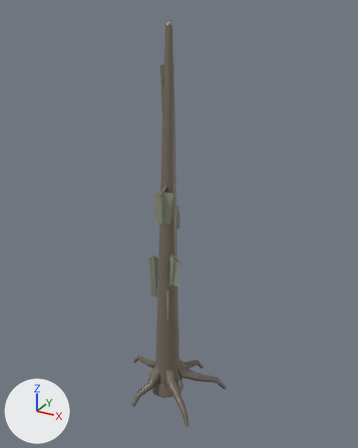
An edit to the glTF model assets/models/forest/snag_moss.glb, drawn before and after from the same camera.
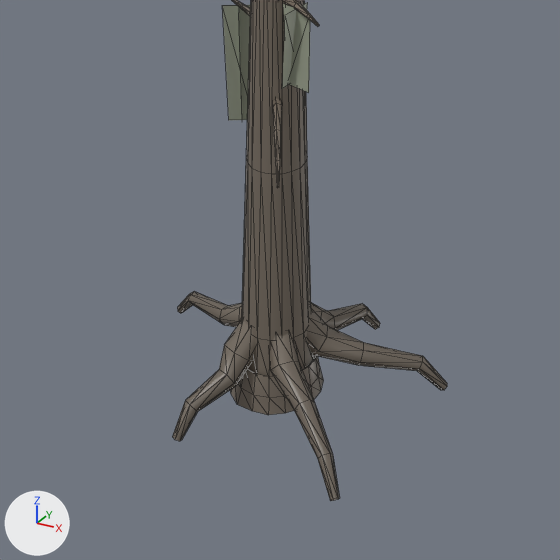
Each version is shown whole from a camera (50 mm lens) standing at (5.84, -9.93, 9.87) and looking at (0.27, 0.2, 4.8), then close up on the part from 20% to 74% of the width and 57% to 100% of the height. Lighting does not change. The marker at lower left points along +X, +Y and +Z. The last two pictures show the newer version. The close-ups show mesh edges as thin lines. Vertices at exactly the same position are counted once.

The first close-up shows 'snag_moss'.
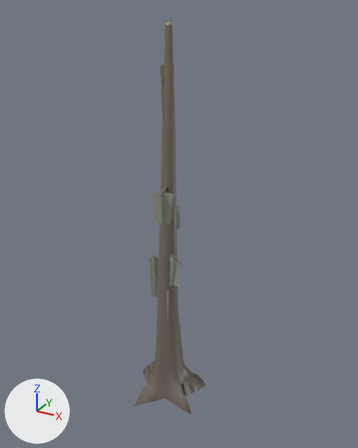
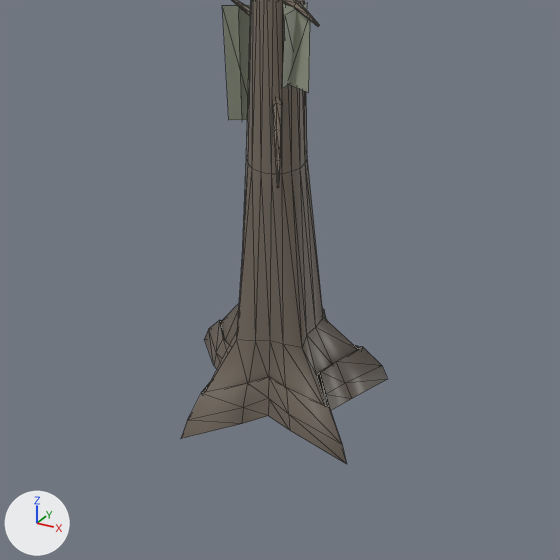
What differs and where, as boxes (x1, y1, x2, y2) in the close-ups (560 x 560 px; the box of a moved part takes in the faces that stretch with it):
'snag_moss', reshaped: before (172, 0, 447, 501); after (181, 0, 387, 463)
part 1 of me_snag_moss, deleted: before (311, 303, 380, 330)
part 2 of me_snag_moss, deleted: before (177, 291, 242, 327)
part 3 of me_snag_moss, deleted: before (172, 319, 256, 441)
part 4 of me_snag_moss, deleted: before (269, 333, 339, 501)
part 5 of me_snag_moss, deleted: before (307, 309, 447, 390)
part 6 of me_snag_moss, moved or reshaped: before (230, 159, 323, 415); after (181, 159, 387, 463)

What changed in the scene script:
```text
Change me_snag_moss:
    used by ob_snag_moss; location = (0.0, 0.0, 0.0)
    remove me_snag_moss.from_pydata(...)  # 541 vertices, 842 faces; spans x -1.49..1.55, y -1.39..1.3, z -0.44..9.59
    add me_snag_moss.from_pydata(...)  # 391 vertices, 602 faces; spans x -0.99..1.14, y -1.39..1.07, z -0.4..9.59
    me_snag_moss part 1: the loose piece of 30 vertices spanning x -0.05..0.54, y 0.09..1.3, z -0.43..0.5 is deleted
    me_snag_moss part 2: the loose piece of 30 vertices spanning x -1.49..-0.11, y -0.05..0.48, z -0.41..0.49 is deleted
    me_snag_moss part 3: the loose piece of 30 vertices spanning x -0.5..0.02, y -1.18..-0.07, z -0.44..0.5 is deleted
    me_snag_moss part 4: the loose piece of 30 vertices spanning x 0.04..1.28, y -1.13..-0.06, z -0.42..0.49 is deleted
    me_snag_moss part 5: the loose piece of 30 vertices spanning x 0.09..1.55, y -0.05..0.79, z -0.44..0.5 is deleted
    me_snag_moss part 6
    81 vertices move from x -0.46..0.46, y -0.49..0.49, z -0.4..0.41 to x -0.99..1.14, y -1.14..1.07, z -0.4..0.41
```
